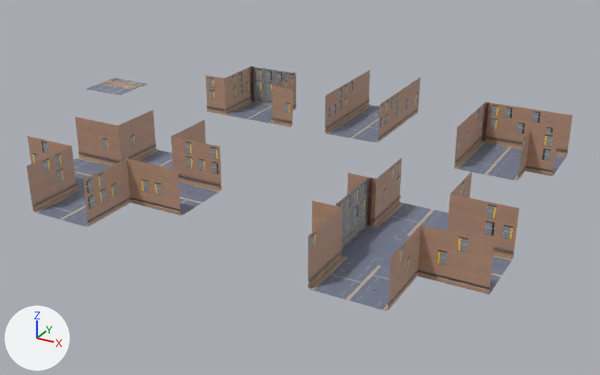
An edit to the Blender file Pintura Digital e Texturização/TomásPacheco_674860.blend, drawn before and after from the same camera.
The view is the same before and after, from a camera (50 mm lens) standing at (48.9, -55.0, 21.6) and looking at (23.0, -7.9, -2.0). Lighting does not change. The marker at lower left points along +X, +Y and +Z. The older version comes first.

The first picture shows 'Alley', 'Fork', 'Hall', 'Intersection', 'References', 'Turn'.
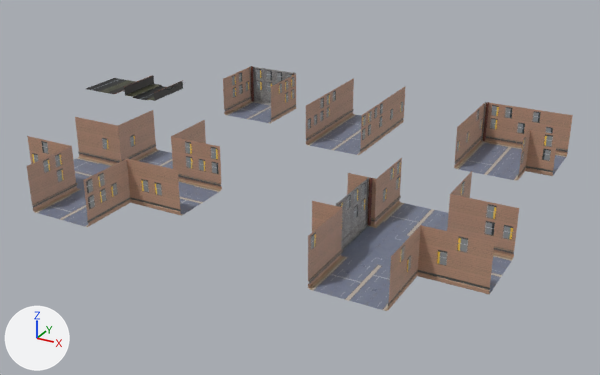
Commit message: Create a trim sheet

Pixel boxes (x1, y1, x2, y2) of what changed, in the pictures (600 x 375 px):
'Hall', moved: before (325, 70, 420, 143); after (306, 78, 405, 155)
'Alley', reshaped (19% narrower, 6% shorter): before (206, 66, 296, 127); after (223, 66, 296, 123)
'Trim sheet.001', added: after (124, 75, 183, 101)
'References', hidden: before (86, 78, 147, 95)
'Trim sheet', added: after (86, 78, 135, 94)
part 1 of me_alley, deleted (brown): before (206, 75, 293, 127)
part 2 of me_alley, cut back: before (217, 76, 281, 125); after (223, 76, 278, 123)

What the commit changed:
Picture 'Trim sheet.png' (img_trim_sheet_png) is new.
Material 'Trim sheet' (mat_trim_sheet) is new.
Its texture is img_trim_sheet_png (with its transparency).
me_alley is used by ob_alley; location (14.9, 0.67, 1.63).
me_alley had 2138 vertices, 1974 faces and spanned x -3.9..4.1, y -2.67..1.55, z -1.63..1.44.
me_alley now has 1800 vertices, 1662 faces and spans x -2.12..2.32, y -2.67..1.55, z -1.63..1.44.
me_alley part 1: 10 loose pieces with 296 vertices, spanning x -3.9..4.1, y -2.67..-2.45, z -1.63..1.37, are deleted.
Part 2, on me_alley:
56 vertices are removed from x -2.9..3.1, y -2.67..-2.47, z -1.63..-0.63.
53 faces are deleted.
8 vertices in x -2.1..2.3, y -2.47, z -0.63..1.37 move by (0.0, -0.2, 0.0).
14 new vertices lie (0.0, -1.0, 0.0) away from vertices in x -2.1..2.3, y -1.67, z -1.58..-0.63.
17 new faces join them.
me_hall is used by ob_hall; location (24.11, 2.0, 0.62).
me_hall had 544 vertices, 192 faces and spanned x -2.2..2.2, y -4.0..4.0, z -0.62..2.38.
me_hall now has 544 vertices, 192 faces and spans x -11.31..-6.91, y -12.0..-4.0, z -0.62..2.38.
me_hall part 3: the whole mesh is moved by (-9.11, -8.0, 0.0).
Mesh me_trim_sheet_001 is new.
It has 98 vertices, 47 faces and spans x -0.743..0.274, y -0.5..0.5, z 0.0..0.212.
It uses material mat_trim_sheet (picture img_trim_sheet_png).
Mesh me_trim_sheet is new.
It has 4 vertices, 1 face and spans x -0.5..0.5, y -0.5..0.5, z 0.0.
It uses material mat_trim_sheet (picture img_trim_sheet_png).
Object 'Hall' (ob_hall) moves from (24.11, 2.0, 0.62) to (33.11, 7.15, 0.62).
Object 'References' (ob_references) is now hidden.
Object 'Trim sheet.001' (ob_trim_sheet_001) is new; it shows me_trim_sheet_001.
Its location is (5.44, 0.0, 0.0).
Its scale is (4.0, 4.0, 4.0).
Object 'Trim sheet' (ob_trim_sheet) is new; it shows me_trim_sheet.
Its location is (0.0, 0.0, 0.0).
Its scale is (4.0, 4.0, 4.0).
